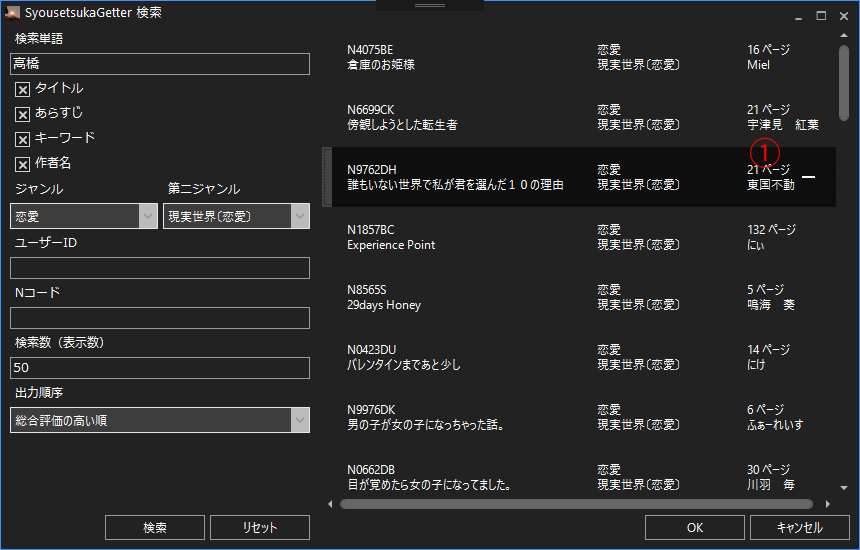
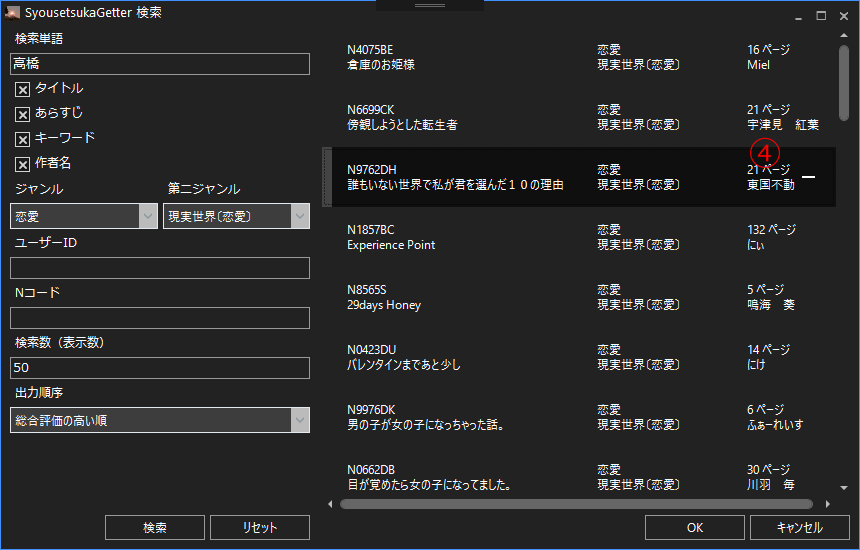
Layered file, before and after one edit (860x550). Changes by layer:
renamed "①" to "④", painted on it over [750,138,779,168]
